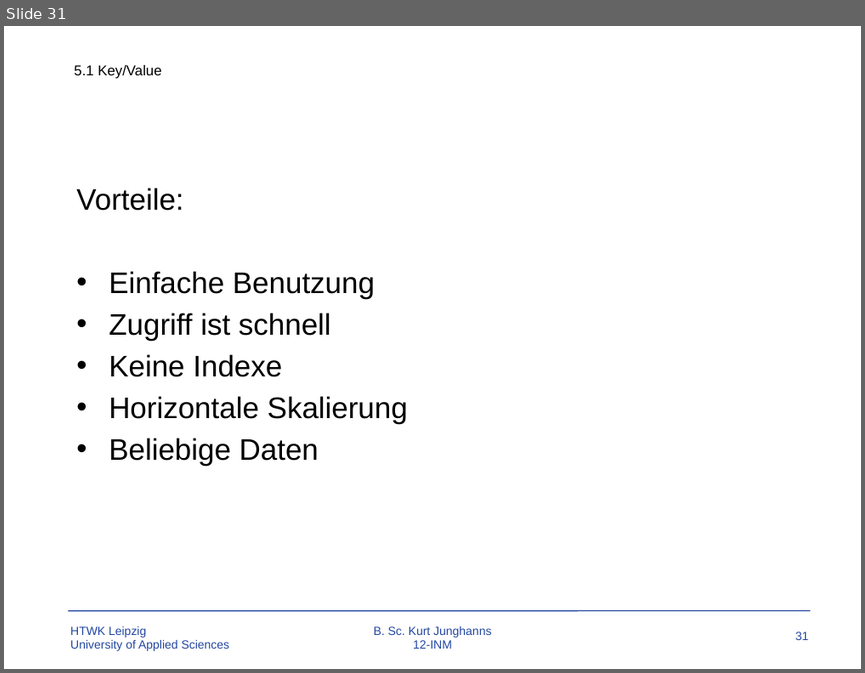
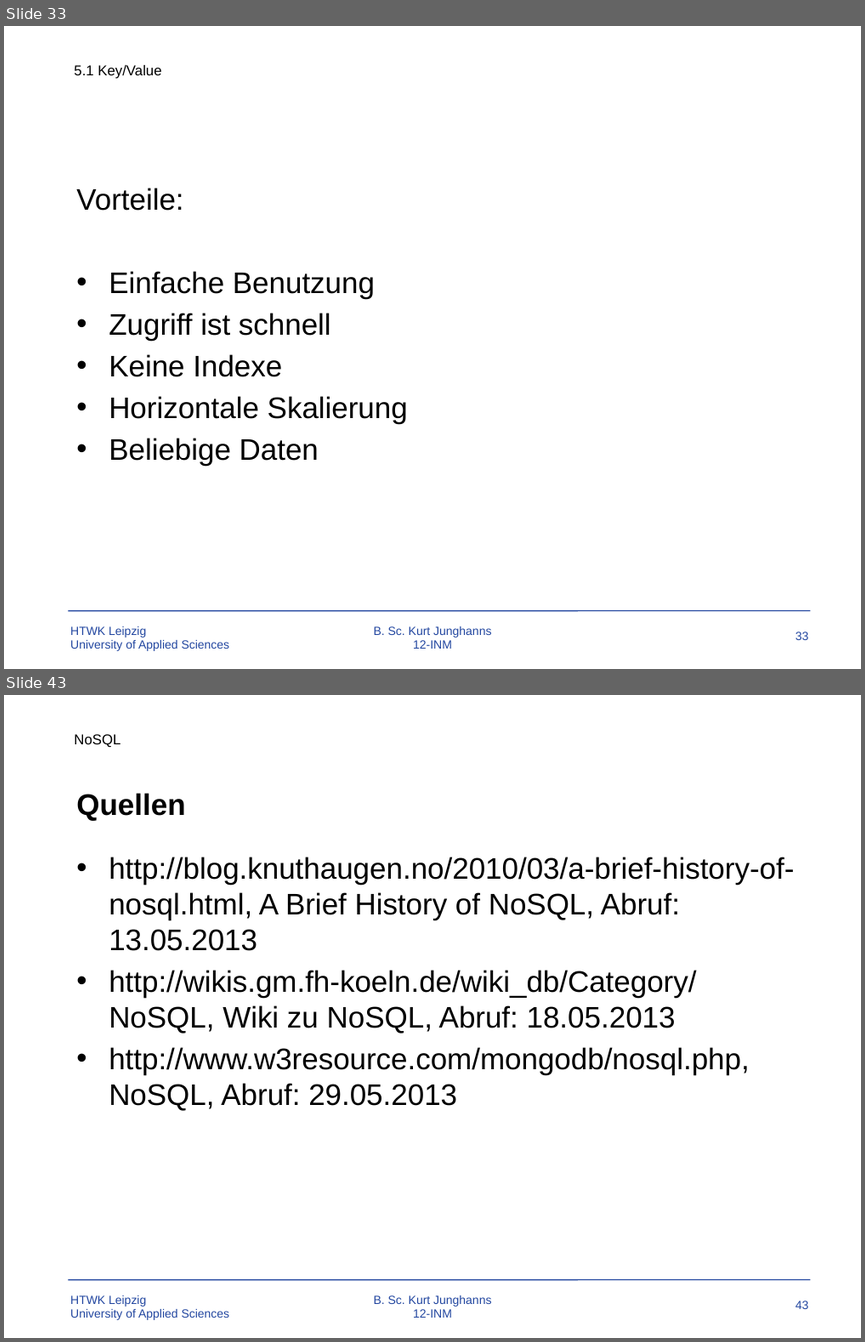
Before and after one commit to TBoonX/OS-Datenbanken, a slide deck: Praesentation.pptx. Shown one above the other, each under a label of ours: slide 31 before the commit, slides 33 and 43 after it; the slides between them are not shown. The pictures are 865x673 and 865x1342 pixels, drawn with LibreOffice and Linux fonts; fonts in the diff are those of the drawing; background and template pictures are left out. Boxes give left, top, right and bottom in pixels: in the first picture for what was removed or moved away, otherwise in the second. Text is boxed around its words. In the diff, an @@ line names an element or a change of style, - is before the commit and + after.

```diff
--- a/Praesentation.pptx
+++ b/Praesentation.pptx
@@ slide 43 added at [4, 695, 861, 1338], background #FFFFFF; not listed: 4 template elements that a slide beside it also shows @@
@@ text added at [74, 734, 120, 747], 12 pt, text #000000 @@
+NoSQL
@@ title added at [76, 793, 185, 821], 25 pt, text #000000, bold @@
+Quellen
@@ text added at [109, 857, 794, 1111], 25 pt, text #000000 @@
+• http://blog.knuthaugen.no/2010/03/a-brief-history-of-nosql.html, A Brief History of NoSQL, Abruf: 13.05.2013
+• http://wikis.gm.fh-koeln.de/wiki_db/Category/NoSQL, Wiki zu NoSQL, Abruf: 18.05.2013
+• http://www.w3resource.com/mongodb/nosql.php, NoSQL, Abruf: 29.05.2013
@@ what was slide 31 is now slide 33 @@
@@ page number at [795, 631, 809, 640]: text changed @@
-31
+33
```
Also in this commit, not shown: 7 slides changed, 7 other slides added, 4 other files.
